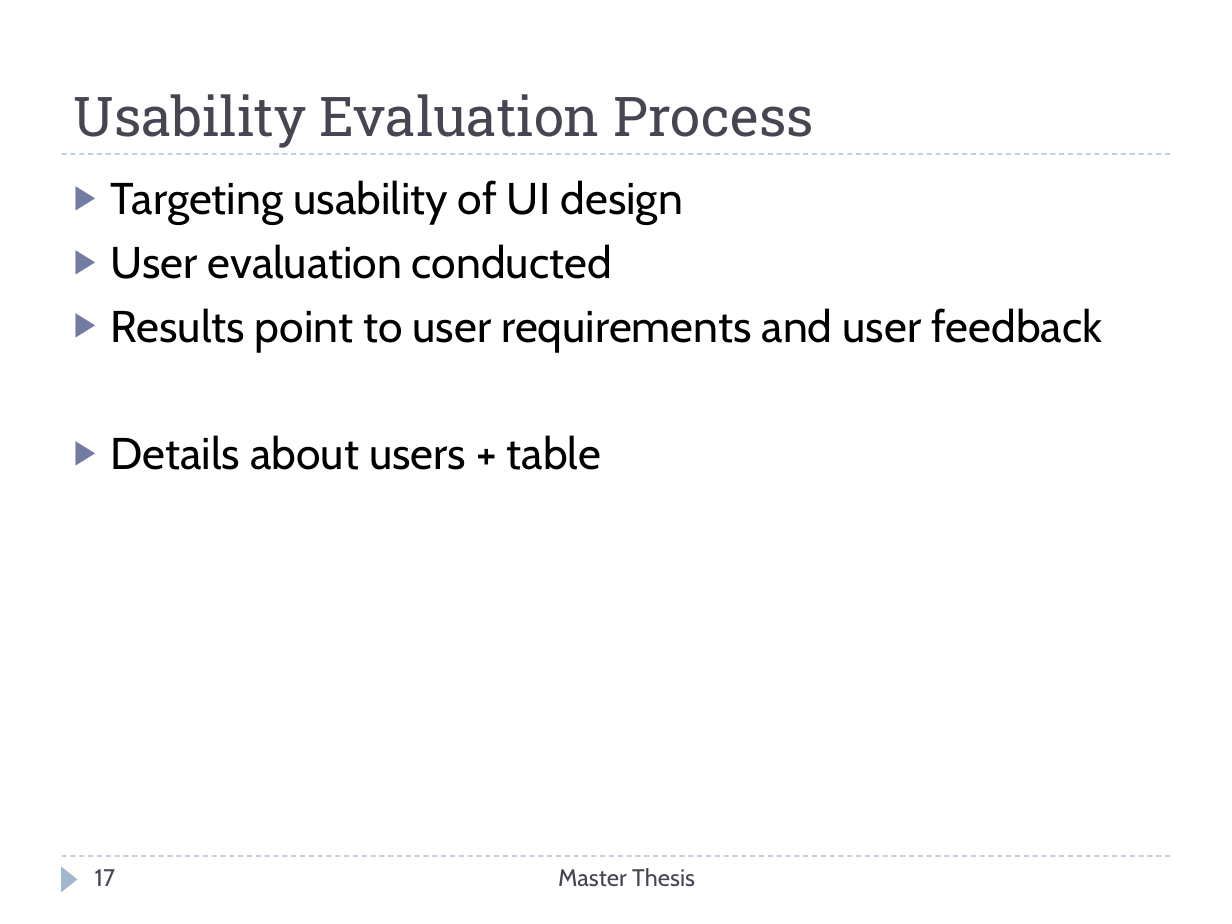
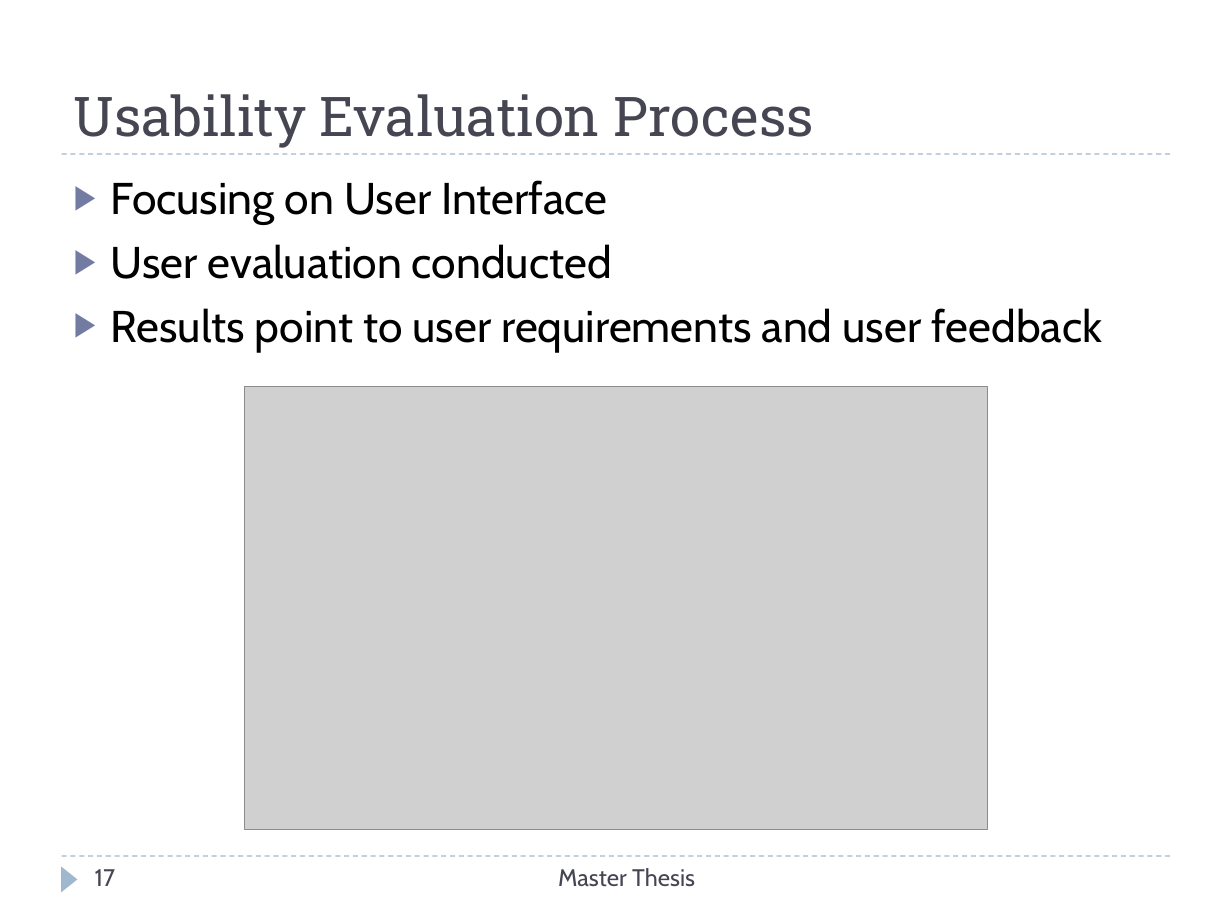
Before and after one commit to Christos-Papoulas/master_thesis, a slide deck: slide 17 of presentation/presentation.pptx. Drawn at 1232x924 pixels with LibreOffice and Linux fonts; fonts in the diff are those of the drawing; grey boxes stand for pictures. Boxes give left, top, right and bottom in pixels: in the first picture for what was removed or moved away, otherwise in the second. Text is boxed around its words. In the diff, an @@ line names an element or a change of style, - is before the commit and + after.

```diff
--- a/presentation/presentation.pptx
+++ b/presentation/presentation.pptx
@@ text at bbox=[111, 180, 607, 225]: text changed @@
-▶ Targeting usability of UI design
+▶ Focusing on User Interface
@@ picture added at bbox=[244, 387, 987, 829] @@
@@ text at bbox=[111, 435, 601, 470]: paragraph removed @@
-▶ Details about users + table
```
Also in this commit, not shown: 14 other slides changed, 1 slide removed, 10 other files.
